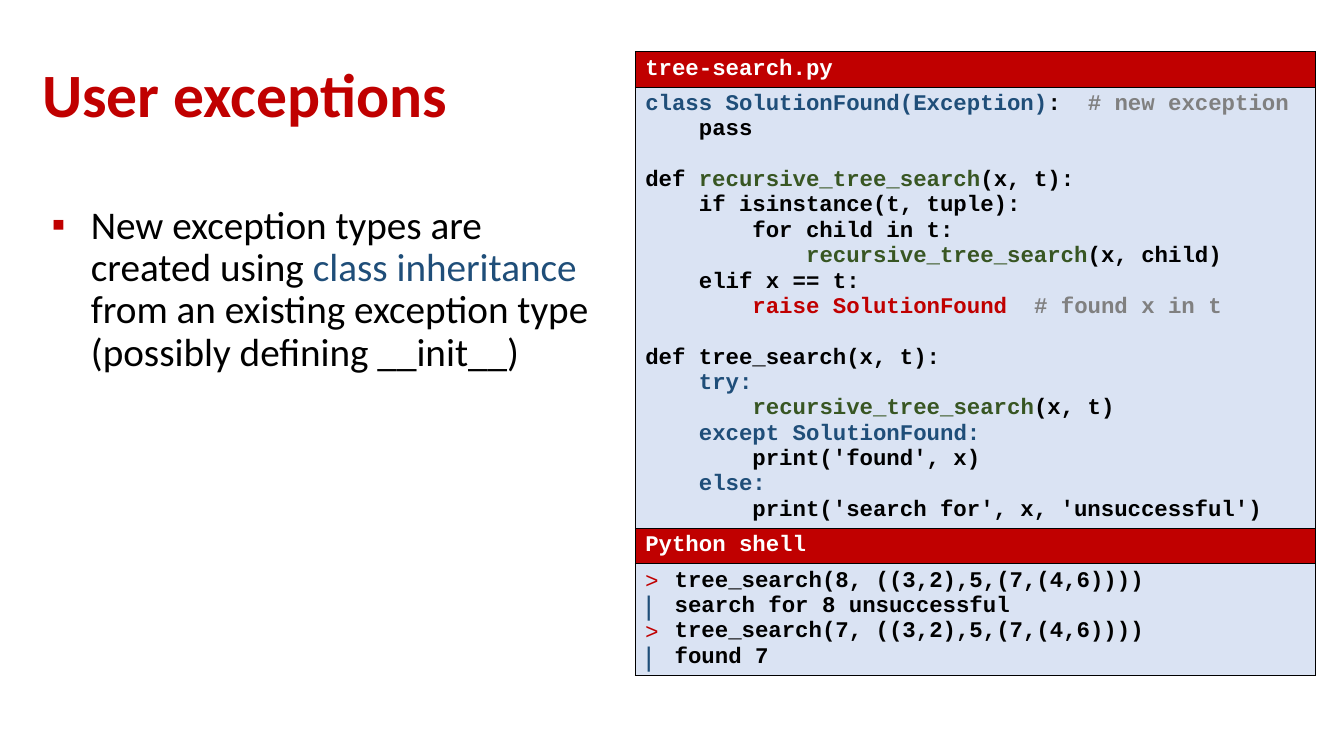
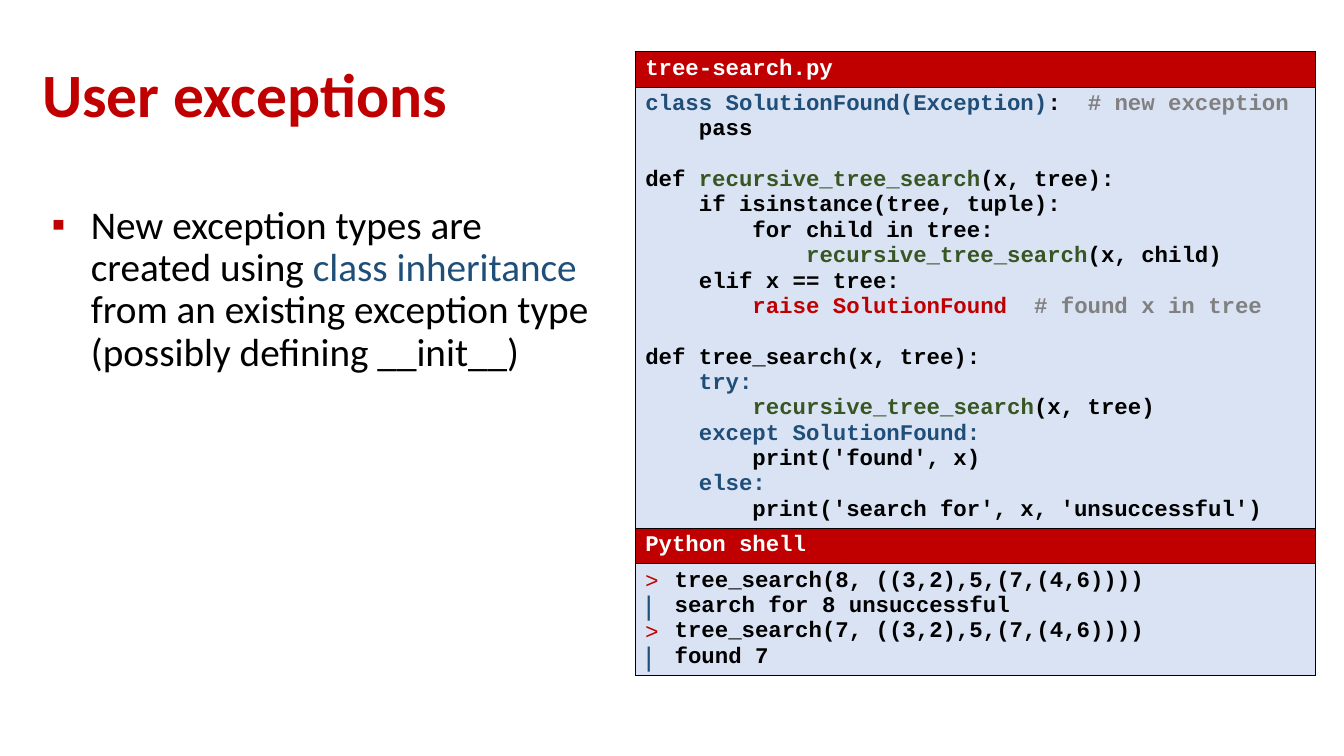
Before and after one commit to gsbrodal/gsbrodal.github.io, a slide deck: slide 16 of ipsa/slides/exceptions.pptx. Drawn at 1344x756 pixels with LibreOffice and Linux fonts; fonts in the diff are those of the drawing. Boxes give left, top, right and bottom in pixels: in the first picture for what was removed or moved away, otherwise in the second. Text is boxed around its words. In the diff, an @@ line names an element or a change of style, - is before the commit and + after.

```diff
--- a/ipsa/slides/exceptions.pptx
+++ b/ipsa/slides/exceptions.pptx
@@ table at (635,51,1316,710) @@
-row 2, column 1: class SolutionFound(Exception): # new exception / pass / def recursive_tree_search(x, t): / if isinstance(t, tuple): / for child in t: / recursive_tree_search(x, child) / elif x == t: / raise SolutionFound # found x in t / def tree_search(x, t): / try: / recursive_tree_search(x, t) / except SolutionFound: / print('found', x) / else: / print('search for', x, 'unsuccessful')
+row 2, column 1: class SolutionFound(Exception): # new exception / pass / def recursive_tree_search(x, tree): / if isinstance(tree, tuple): / for child in tree: / recursive_tree_search(x, child) / elif x == tree: / raise SolutionFound # found x in tree / def tree_search(x, tree): / try: / recursive_tree_search(x, tree) / except SolutionFound: / print('found', x) / else: / print('search for', x, 'unsuccessful')
```
Also in this commit, not shown: 11 other slides changed, 6 other files.
